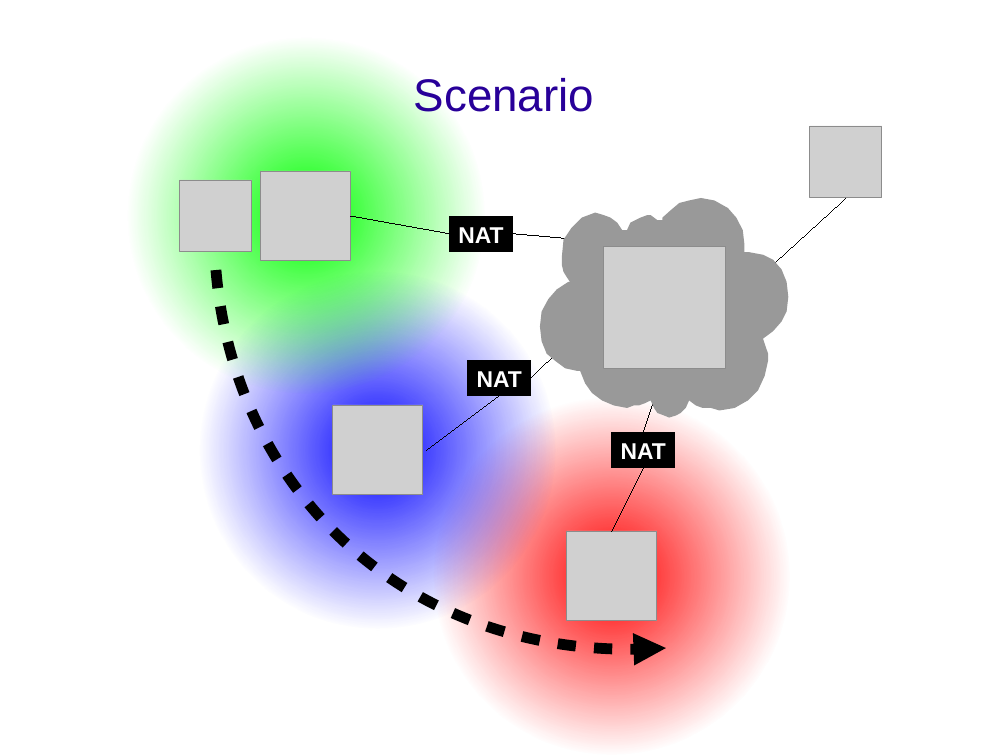
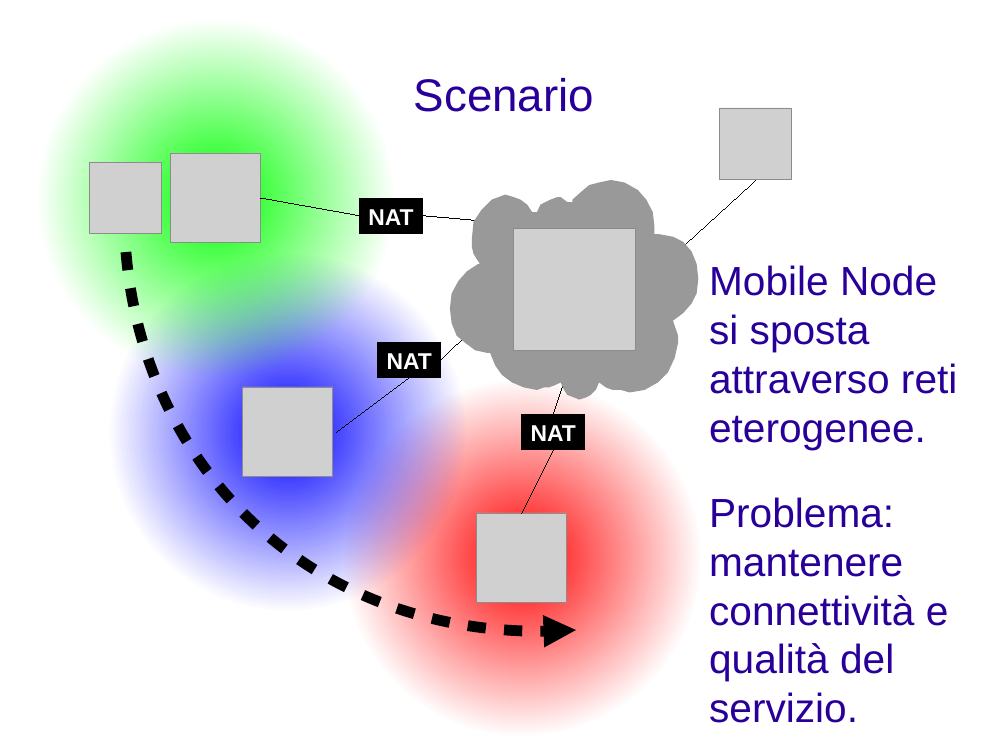
Before and after one commit to rjack/tesi-triennale, a slide deck: slide 2 of presentazione.odp. Drawn at 1008x756 pixels with LibreOffice and Linux fonts; fonts in the diff are those of the drawing; grey boxes stand for pictures; background and template pictures are left out. Boxes give left, top, right and bottom in pixels: in the first picture for what was removed or moved away, otherwise in the second. Text is boxed around its words. In the diff, an @@ line names an element or a change of style, - is before the commit and + after.

```diff
--- a/presentazione.odp
+++ b/presentazione.odp
@@ picture: place and size @@
-picture at [261,171,350,261]
+picture at [90,162,162,234]
@@ picture: place and size @@
-picture at [180,180,252,252]
+picture at [171,153,261,242]
@@ 6 lines, 4 pictures, 3 rectangles, 3 ellipses, 2 freeform shapes: place and size @@
-6 lines, 4 pictures, 3 rectangles, 3 ellipses, 2 freeform shapes at [126,36,883,756]
+6 lines, 4 pictures, 3 rectangles, 3 ellipses, 2 freeform shapes at [36,18,792,738]
@@ text added at [709,265,957,723], 32 pt, text #280099 @@
+Mobile Node si sposta attraverso reti eterogenee.
+Problema: mantenere connettività e qualità del servizio.
@@ line moved from (499, 395) - (427, 450) to (410, 378) - (337, 432) @@
```
Also in this commit, not shown: 3 other slides changed, 1 slide added.
